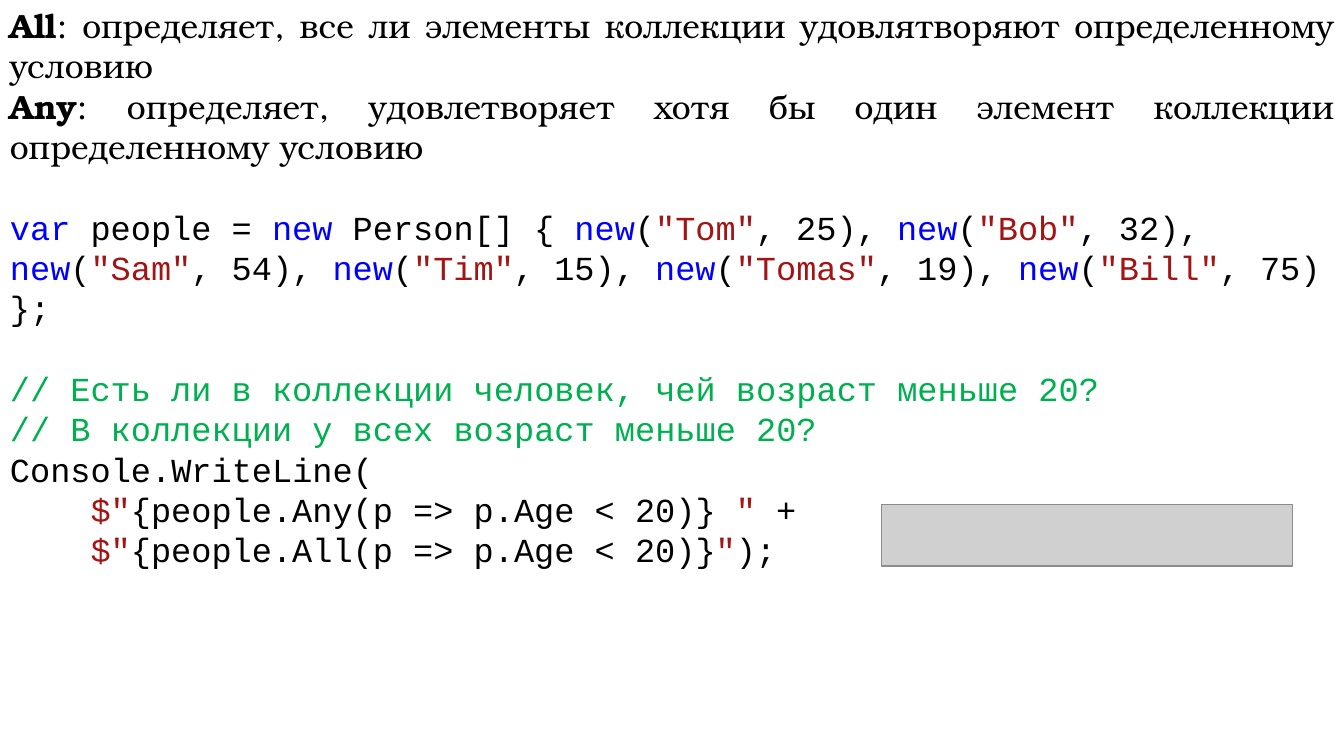
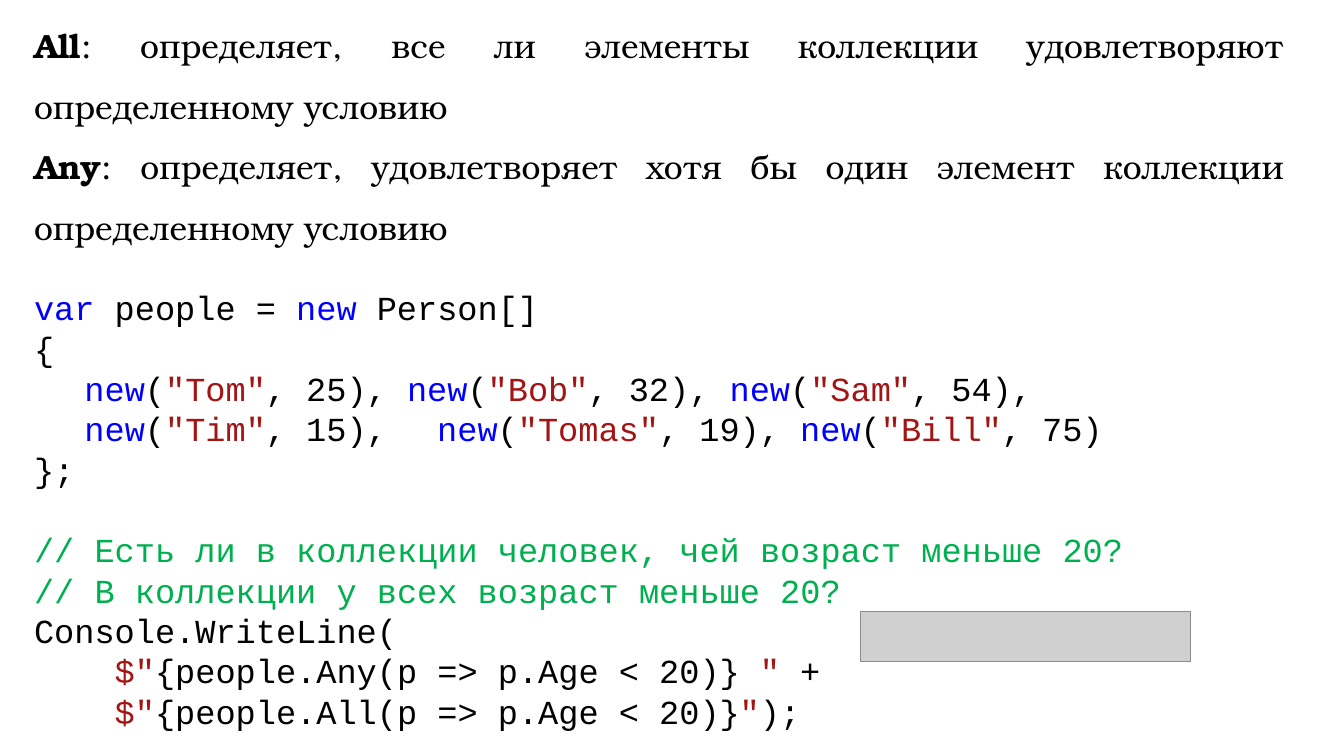
Before and after one commit to DaniilKlyukin/ITiP-2, a slide deck: slide 11 of Лекции/ИТиП 2 лек 8.pptx (slide 14 before the commit). Drawn at 1344x756 pixels with LibreOffice and Linux fonts; fonts in the diff are those of the drawing; grey boxes stand for pictures. Boxes give left, top, right and bottom in pixels: in the first picture for what was removed or moved away, otherwise in the second. Text is boxed around its words. In the diff, an @@ line names an element or a change of style, - is before the commit and + after.

```diff
--- a/Лекции/ИТиП 2 лек 8.pptx
+++ b/Лекции/ИТиП 2 лек 8.pptx
@@ text "All: определяет, все ли элементы ...": place and size @@
-text "All: определяет, все ли элементы ..." at bbox=[10, 13, 1334, 569]
+text "All: определяет, все ли элементы ..." at bbox=[34, 33, 1284, 731]
@@ text at bbox=[34, 33, 1284, 127]: text changed @@
-All: определяет, все ли элементы коллекции удовлятворяют определенному условию
+All: определяет, все ли элементы коллекции удовлетворяют определенному условию
@@ text at bbox=[34, 154, 1283, 248]: line spacing 1 to 1.5 @@
@@ text at bbox=[34, 296, 1103, 448]: text changed @@
-var people = new Person[] { new("Tom", 25), new("Bob", 32), new("Sam", 54), new("Tim", 15), new("Tomas", 19), new("Bill", 75) };
+var people = new Person[]
+{
+new("Tom", 25), new("Bob", 32), new("Sam", 54),
+new("Tim", 15), new("Tomas", 19), new("Bill", 75)
+};
@@ picture: place and size @@
-picture at bbox=[882, 504, 1293, 566]
+picture at bbox=[861, 612, 1191, 661]
```
Also in this commit, not shown: 11 other slides changed, 4 slides added, 6 slides removed, 8 other files.
